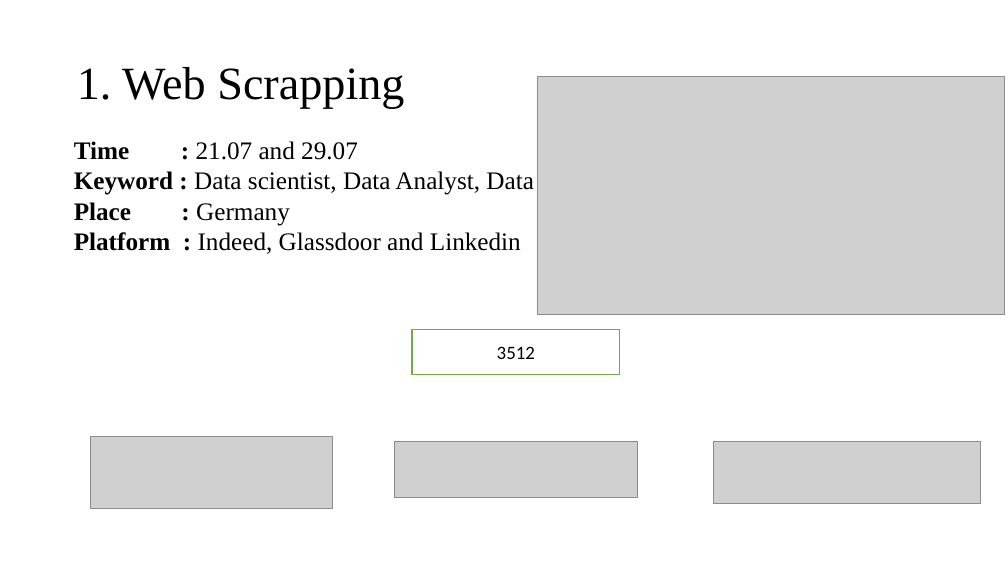
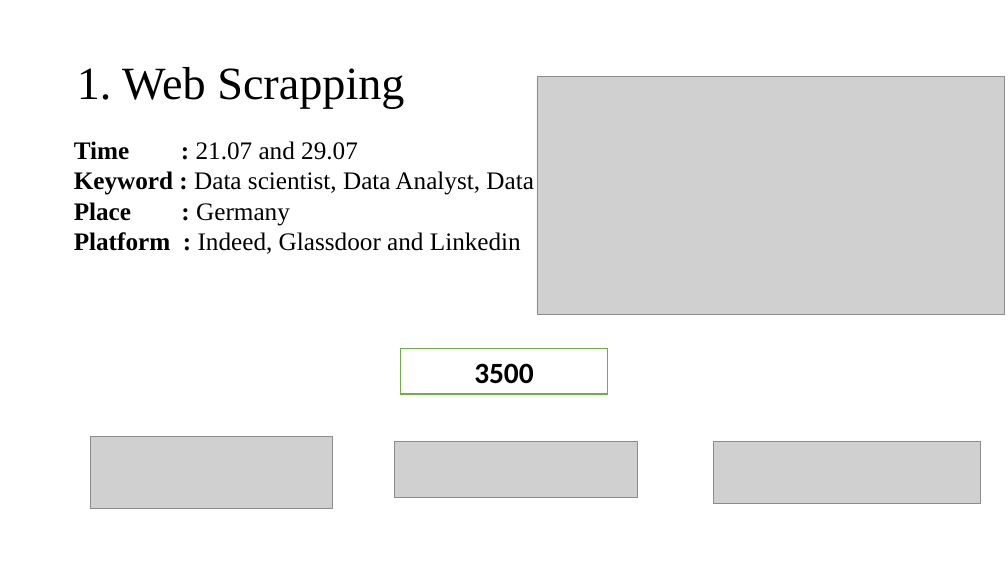
Before and after one commit to thaingoc273/Job-recommender-via-natural-language-processing, a slide deck: slide 2 of JOB RECOMMENDER.pptx. Drawn at 1008x567 pixels with LibreOffice and Linux fonts; fonts in the diff are those of the drawing; grey boxes stand for pictures. Boxes give left, top, right and bottom in pixels: in the first picture for what was removed or moved away, otherwise in the second. Text is boxed around its words. In the diff, an @@ line names an element or a change of style, - is before the commit and + after.

```diff
--- a/JOB RECOMMENDER.pptx
+++ b/JOB RECOMMENDER.pptx
@@ rectangle "3500": place and size @@
-rectangle "3500" at [412, 330, 620, 375]
+rectangle "3500" at [400, 349, 608, 394]
@@ text in rectangle at [474, 363, 533, 384]: text changed; size 18 to 28 pt; bold on @@
-3512
+3500
```
Also in this commit, not shown: 2 other slides changed, 2 slides removed, 4 other files.
